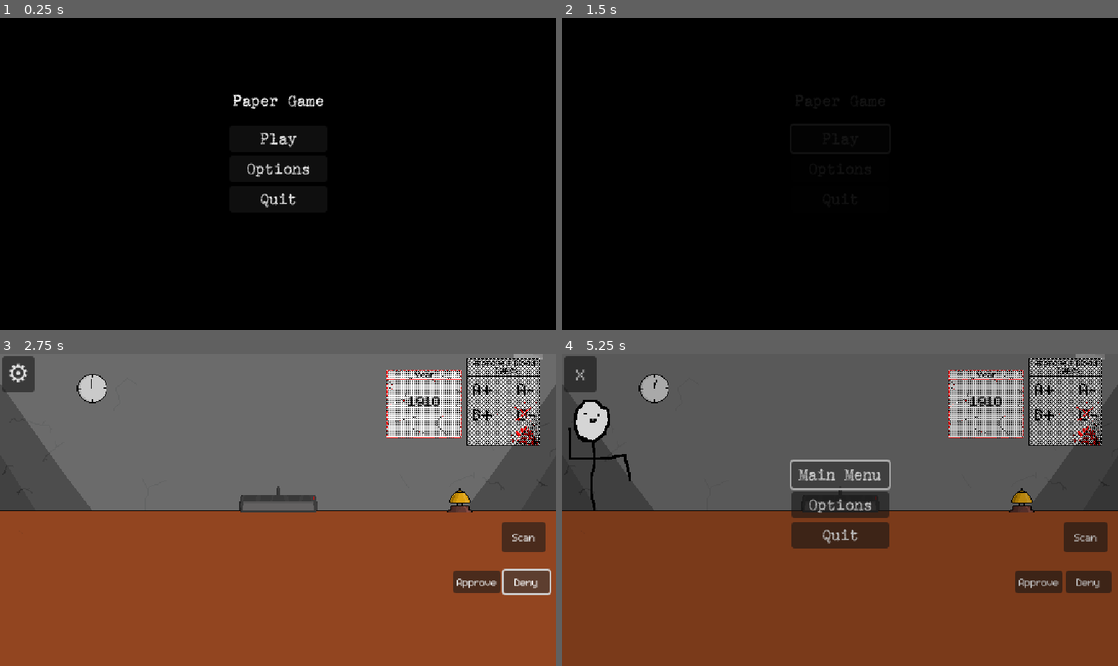
Above: before the commit, frames 1-4 (two rows, left to right).
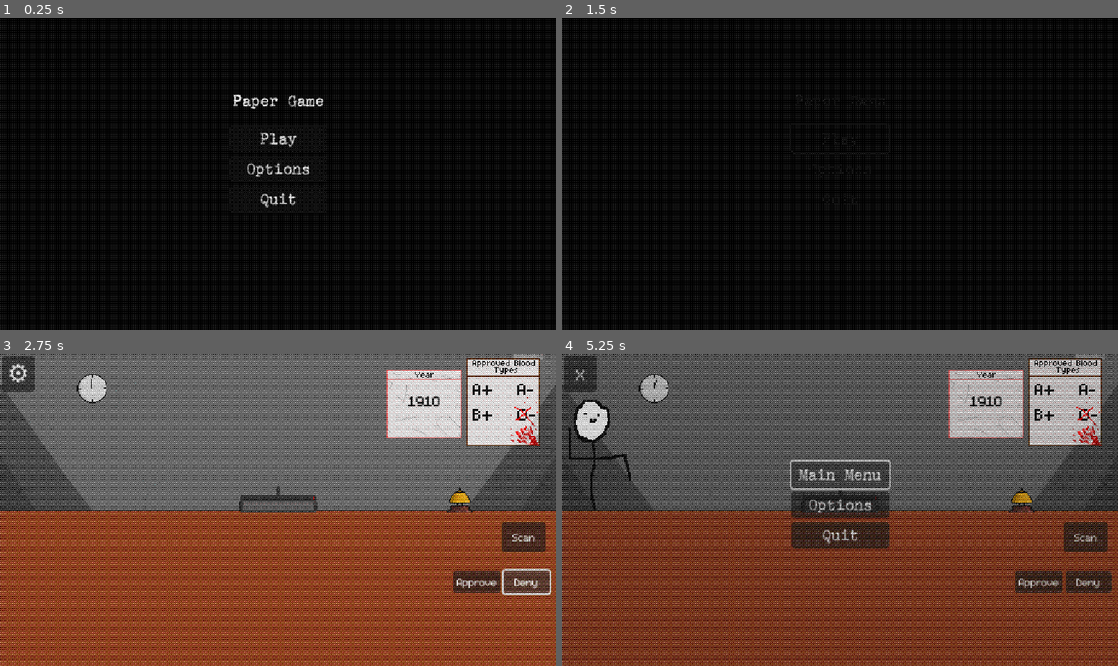
Above: after the commit, the same moments.

Repository: ReeceDev8/PaperGame
Game: Godot game, scene res://Scenes/MainMenu.tscn
Same seed, same stepped clock (60 frames per second), same inputs: the game is played once before the commit and once after it.
Inputs (mouse positions are in pixels of both pictures, inside the frame that each line leads up to):
- Up to frame 1 (0.25 s): no input
- Up to frame 2 (1.5 s): click "Play" at 0.5 s; click "Play" at 1.25 s
- Up to frame 3 (2.75 s): click "Deny" at 2 s
- Up to frame 4 (5.25 s): click "Approve" at 2.75 s; click (1023, 497) at 3.5 s; click "⚙" at 4.25 s; click "Main Menu" at 5 s

The runs differ from the first frame. In frame 1, 24% of the frame differs, in the area x 0-100%, y 0-100%; in frame 2, 25%; in frame 3, 64%; in frame 4, 73%.

Commit message:
Tuned shader to look better

Diff:
--- a/Papers/Document.tscn
+++ b/Papers/Document.tscn
@@ -1,6 +1,5 @@
-[gd_scene load_steps=9 format=3 uid="uid://c86s7wpd52cna"]
+[gd_scene load_steps=8 format=3 uid="uid://c86s7wpd52cna"]
 
-[ext_resource type="Shader" path="res://Shaders/dithering.gdshader" id="1_tpixp"]
 [ext_resource type="Texture2D" uid="uid://d2a7344tb50gj" path="res://Assets/Images/Paper1.png" id="1_u5383"]
 [ext_resource type="Script" path="res://Scripts/Draggable_maindoc.gd" id="2_4ne7r"]
 [ext_resource type="Texture2D" uid="uid://ddt0aggvggxic" path="res://Assets/Images/Denied_Stamp.png" id="3_00hpd"]
@@ -9,8 +8,6 @@
 [ext_resource type="Texture2D" uid="uid://ba7t6mplv6753" path="res://Assets/Images/ACCEPTED_Stamp.png" id="6_ksfky"]
 
 [sub_resource type="ShaderMaterial" id="ShaderMaterial_4e4na"]
-shader = ExtResource("1_tpixp")
-shader_parameter/gamma = 2.5
 
 [node name="Document" type="TextureRect"]
 material = SubResource("ShaderMaterial_4e4na")
--- a/Papers/personal_doc.tscn
+++ b/Papers/personal_doc.tscn
@@ -1,18 +1,12 @@
-[gd_scene load_steps=7 format=3 uid="uid://dp7pys6vokafe"]
+[gd_scene load_steps=5 format=3 uid="uid://dp7pys6vokafe"]
 
 [ext_resource type="Texture2D" uid="uid://d1aoqbac45fg1" path="res://Assets/Images/Personal_Doc.png" id="1_115t3"]
-[ext_resource type="Shader" path="res://Shaders/dithering.gdshader" id="1_w83pm"]
 [ext_resource type="Script" path="res://Scripts/Draggable_maindoc.gd" id="2_tim15"]
 [ext_resource type="Script" path="res://Scripts/AddText_persdoc.gd" id="3_65wh8"]
 [ext_resource type="Theme" uid="uid://dnkrursd8f1ng" path="res://Themes/Document_Text_Theme.tres" id="4_3mlon"]
 
-[sub_resource type="ShaderMaterial" id="ShaderMaterial_4cved"]
-shader = ExtResource("1_w83pm")
-shader_parameter/gamma = 2.0
-
 [node name="PersonalDoc" type="TextureRect"]
 z_index = 4
-material = SubResource("ShaderMaterial_4cved")
 anchors_preset = 15
 anchor_right = 1.0
 anchor_bottom = 1.0
--- a/Scenes/MainMenu.tscn
+++ b/Scenes/MainMenu.tscn
@@ -1,10 +1,16 @@
-[gd_scene load_steps=6 format=3 uid="uid://pkcw8ime0nwe"]
+[gd_scene load_steps=8 format=3 uid="uid://pkcw8ime0nwe"]
 
 [ext_resource type="Script" path="res://Scripts/main_menu.gd" id="1_34ygv"]
 [ext_resource type="Theme" uid="uid://bpsut6q0js2xr" path="res://Themes/Menu_Button_Theme.tres" id="1_kkgva"]
 [ext_resource type="FontFile" uid="uid://by625cp1o1r3v" path="res://Assets/Fonts/zai_RemingtonDeluxeTypewriter1938.ttf" id="1_sklhs"]
 [ext_resource type="PackedScene" uid="uid://bb5s7vacslhld" path="res://Scenes/SceneTransitionAnimation.tscn" id="4_dda84"]
 [ext_resource type="PackedScene" uid="uid://bc3jiiegxvtw1" path="res://Scenes/OptionsMenu.tscn" id="5_uexxt"]
+[ext_resource type="Shader" path="res://Shaders/fullscreen_shader.gdshader" id="6_80v4n"]
+
+[sub_resource type="ShaderMaterial" id="ShaderMaterial_srrr7"]
+shader = ExtResource("6_80v4n")
+shader_parameter/bayer_amount = 0.25
+shader_parameter/color_levels = 8.0
 
 [node name="MainMenu" type="Control"]
 z_index = 100
@@ -77,6 +83,17 @@
 [node name="OptionsMenu" parent="." instance=ExtResource("5_uexxt")]
 layout_mode = 1
 
+[node name="CanvasLayer" type="CanvasLayer" parent="."]
+
+[node name="ColorRect" type="ColorRect" parent="CanvasLayer"]
+material = SubResource("ShaderMaterial_srrr7")
+anchors_preset = 15
+anchor_right = 1.0
+anchor_bottom = 1.0
+grow_horizontal = 2
+grow_vertical = 2
+mouse_filter = 2
+
 [connection signal="pressed" from="VBoxContainer/play" to="." method="_on_play_pressed"]
 [connection signal="pressed" from="VBoxContainer/options" to="." method="_on_options_pressed"]
 [connection signal="pressed" from="VBoxContainer/quit" to="." method="_on_quit_pressed"]
--- a/Scenes/game.tscn
+++ b/Scenes/game.tscn
@@ -1,7 +1,6 @@
-[gd_scene load_steps=42 format=3 uid="uid://mfgmki4qqsin"]
+[gd_scene load_steps=41 format=3 uid="uid://mfgmki4qqsin"]
 
 [ext_resource type="Script" path="res://Scripts/MainScreen.gd" id="1_du70v"]
-[ext_resource type="Shader" path="res://Shaders/dithering.gdshader" id="2_248ka"]
 [ext_resource type="Texture2D" uid="uid://b145t3vd4n2b" path="res://Assets/Images/Printer.png" id="3_x0k1s"]
 [ext_resource type="Texture2D" uid="uid://5vnlu05bbo5r" path="res://Assets/Images/Wall.png" id="3_xg6gc"]
 [ext_resource type="Texture2D" uid="uid://cpvwyiyv6mk8w" path="res://Assets/Images/Deskl.png" id="5_eiv5y"]
@@ -30,18 +29,11 @@
 [ext_resource type="AudioStream" uid="uid://b1vbpfpjo7khc" path="res://Assets/Audio/Printer.wav" id="25_3a2k3"]
 [ext_resource type="PackedScene" uid="uid://bb5s7vacslhld" path="res://Scenes/SceneTransitionAnimation.tscn" id="26_oy7fj"]
 [ext_resource type="PackedScene" uid="uid://b4eg1dsty2jd6" path="res://Scenes/InGameMenu.tscn" id="27_tbpf5"]
+[ext_resource type="Shader" path="res://Shaders/fullscreen_shader.gdshader" id="30_kiemm"]
 
 [sub_resource type="ShaderMaterial" id="ShaderMaterial_xc0dg"]
 
 [sub_resource type="ShaderMaterial" id="ShaderMaterial_xaija"]
-
-[sub_resource type="ShaderMaterial" id="ShaderMaterial_rclb5"]
-shader = ExtResource("2_248ka")
-shader_parameter/gamma = 2.5
-
-[sub_resource type="ShaderMaterial" id="ShaderMaterial_0hbgl"]
-shader = ExtResource("2_248ka")
-shader_parameter/gamma = 3.8
 
 [sub_resource type="SpriteFrames" id="SpriteFrames_8g412"]
 animations = [{
@@ -100,6 +92,11 @@
 "name": &"BellPress",
 "speed": 5.0
 }]
+
+[sub_resource type="ShaderMaterial" id="ShaderMaterial_vye8w"]
+shader = ExtResource("30_kiemm")
+shader_parameter/bayer_amount = 0.535
+shader_parameter/color_levels = 11.034
 
 [node name="MainScreen" type="Control"]
 layout_mode = 3
@@ -154,7 +151,6 @@
 
 [node name="Calendar" type="TextureRect" parent="Environment"]
 z_index = 2
-material = SubResource("ShaderMaterial_rclb5")
 offset_left = 396.0
 offset_top = 16.0
 offset_right = 473.0
@@ -177,7 +173,6 @@
 
 [node name="BloodTypePoster" type="TextureRect" parent="Environment"]
 z_index = 2
-material = SubResource("ShaderMaterial_0hbgl")
 offset_left = 478.0
 offset_top = 4.0
 offset_right = 553.0
@@ -343,6 +338,17 @@
 visible = false
 layout_mode = 1
 
+[node name="CanvasLayer" type="CanvasLayer" parent="."]
+
+[node name="ColorRect" type="ColorRect" parent="CanvasLayer"]
+material = SubResource("ShaderMaterial_vye8w")
+anchors_preset = 15
+anchor_right = 1.0
+anchor_bottom = 1.0
+grow_horizontal = 2
+grow_vertical = 2
+mouse_filter = 2
+
 [connection signal="pressed" from="Interface/DenyButton" to="." method="_on_deny_button_pressed"]
 [connection signal="pressed" from="Interface/ApproveButton" to="." method="_on_approve_button_pressed"]
 [connection signal="pressed" from="Interface/BellButton" to="." method="_on_beautiful_bell_pressed"]
--- a/Scripts/MainScreen.gd
+++ b/Scripts/MainScreen.gd
@@ -49,7 +49,7 @@
 	if has_transitioned:
 		return
 
-	if TimeManager.date_time.hours != 6:
+	if TimeManager.date_time.hours != globals.closing_hour:
 		return
 	else:
 		# print("Transitioning... (instance ", self.get_instance_id(), ", hours=", TimeManager.date_time.hours, ")")
--- a/Scripts/clock_face.gd
+++ b/Scripts/clock_face.gd
@@ -8,7 +8,7 @@
 @onready var hour_hand: Line2D = $HourHand
 @export var flash_interval: float = 0.5
 var flash_timer: float = 0.0
-var hour_till_close: int = 5
+
 
 
 func _physics_process(delta: float) -> void:
@@ -16,7 +16,7 @@
 		minute_hand.set_point_position(1, calculate_hand_tip_location(MINUTE))
 		hour_hand.set_point_position(1, calculate_hand_tip_location(HOUR))
 
-		var flashing_time = TimeManager.date_time.hours >= hour_till_close
+		var flashing_time = TimeManager.date_time.hours >= globals.closing_hour - 1
 
 		if flashing_time:
 			flash_timer += delta
--- a/Scripts/date_time.gd
+++ b/Scripts/date_time.gd
@@ -33,7 +33,7 @@
 	minutes = minutes % 60
 	hours = hours % 24
 
-	print(str(days) + ":" + str(hours) + ":" + str(minutes) + ":" + str(seconds))
+	# print(str(days) + ":" + str(hours) + ":" + str(minutes) + ":" + str(seconds))
 
 func reset() -> void:
 	seconds = 0
--- a/Scripts/globals.gd
+++ b/Scripts/globals.gd
@@ -4,3 +4,4 @@
 var number_incorrect: int = 0
 var money_earned: int = 0
 var total_money: int = 0
+var closing_hour: int = 6
--- /dev/null
+++ b/Shaders/fullscreen_shader.gdshader
@@ -0,0 +1,29 @@
+shader_type canvas_item;
+
+uniform sampler2D screen_texture : hint_screen_texture, filter_nearest;
+uniform float bayer_amount : hint_range(0.0, 1.0) = 0.25; // How strong the dither effect is
+uniform float color_levels : hint_range(2.0, 32.0) = 8.0;   // How many color shades are allowed
+
+const mat4 BAYER4 = mat4(
+	vec4(0.0, 12.0, 3.0, 15.0),
+	vec4(8.0, 4.0, 11.0, 7.0),
+	vec4(2.0, 14.0, 1.0, 13.0),
+	vec4(10.0, 6.0, 9.0, 5.0)
+);
+
+float bayer4(vec2 pixel) {
+	ivec2 p = ivec2(mod(pixel, 4.0));
+	return (BAYER4[p.x][p.y] / 16.0) - 0.5; // Center around 0
+}
+
+void fragment() {
+	vec4 col = texture(screen_texture, SCREEN_UV);
+
+	float dither = bayer4(FRAGCOORD.xy) * bayer_amount;
+
+	col.rgb += vec3(dither);
+
+	col.rgb = floor(col.rgb * color_levels + 0.5) / color_levels;
+
+	COLOR = col;
+}
Not shown, changed: Scenes/PostDayScreen.tscn
